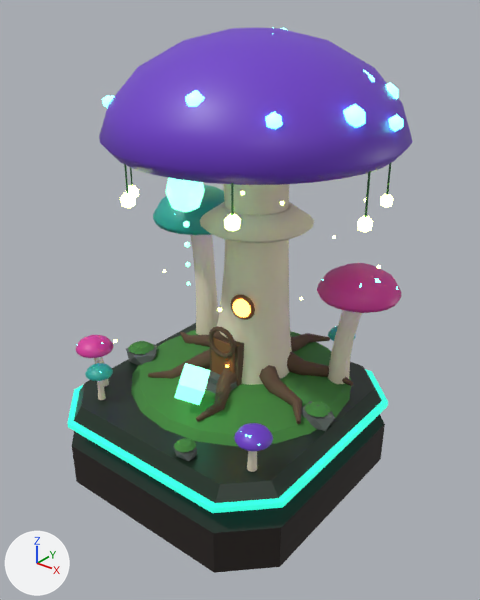
Two versions of the FBX model mines20/glowshroom/GlowshroomGroveMine_Roblox.fbx, one commit apart.
Camera for both pictures: a 50 mm lens placed at (14.6, -17.5, 17.4), pointed at (0.4, 0.2, 6.4). Lighting does not change. The marker at lower left points along +X, +Y and +Z. The first picture is the older version.

Before the edit, the objects in view are built like this:
```python
me_base_slab_002 = bpy.data.meshes.new('Base Slab.002')
me_base_slab_002.from_pydata(...)  # 16 vertices, 28 faces; spans x -5.25..5.25, y -5.25..5.25, z -0.9..0.9
me_base_slab_002.materials.append(mat_dark_earth)  # black #221a16
me_base_top_002 = bpy.data.meshes.new('Base Top.002')
me_base_top_002.from_pydata(...)  # 16 vertices, 28 faces; spans x -5.05..5.05, y -5.05..5.05, z -0.25..0.25
me_base_top_002.materials.append(mat_moss_marble__marble)  # dark green #182c1e
me_base_trim_002 = bpy.data.meshes.new('Base Trim.002')
me_base_trim_002.from_pydata(...)  # 16 vertices, 28 faces; spans x -5.29..5.29, y -5.29..5.29, z -0.1..0.1
me_base_trim_002.materials.append(mat_spore_trim__metal)  # cyan #3ce6c8, glowing cyan #28dcbe
me_moss_mound_002 = bpy.data.meshes.new('Moss Mound.002')
me_moss_mound_002.from_pydata(...)  # 200 vertices, 348 faces; spans x -4.76..4.6, y -5.47..4.6, z -0.4..0.45
me_moss_mound_002.materials.append(mat_moss)  # green #408238
me_spore_pod_002 = bpy.data.meshes.new('Spore Pod.002')
me_spore_pod_002.from_pydata(...)  # 111 vertices, 197 faces; spans x -0.62..0.62, y -0.6..0.6, z -3.37..0.7
me_spore_pod_002.materials.append(mat_spore_pod)  # green #beffdc, glowing green #78ffc8
ob_darkearth = bpy.data.objects.new('DarkEarth', me_base_slab_002)
ob_darkearth.location = (0.0, 0.0, 0.0)
ob_moss = bpy.data.objects.new('Moss', me_moss_mound_002)
ob_moss.location = (0.0, 0.8, 2.85)
ob_mossmarble = bpy.data.objects.new('MossMarble', me_base_top_002)
ob_mossmarble.location = (0.0, 0.0, 2.25)
ob_sporepod = bpy.data.objects.new('SporePod', me_spore_pod_002)
ob_sporepod.location = (0.48, -2.65, 11.4)
ob_sporetrim = bpy.data.objects.new('SporeTrim', me_base_trim_002)
ob_sporetrim.location = (0.0, 0.0, 1.9)
# also in view: 'Roots' at (0.1, 1.1, 4.2); 'FairyLight' at (0.6, 1.0, 8.3); 'SporeOre' at (0.5, -2.7, 4.1); 'TealCap' at (-1.3, 0.2, 6.5); 'GlowSpots' at (0.2, 0.3, 9.8)
```
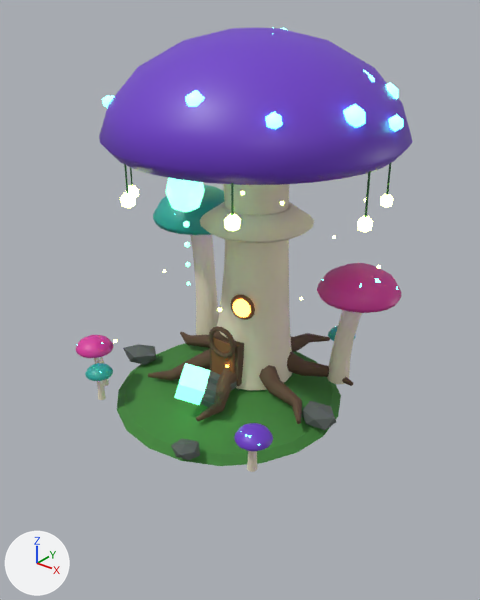
The newer file is also turned or shifted as a whole; pictures and numbers use the older file's frame.

The change, as JSON lines over the scene's bpy script:
```json
{"block": "me_moss_mound_002", "where": "# used by ob_moss; location = (0.0, 0.8, 2.85)"}
{"op": "remove", "block": "me_moss_mound_002", "code": "me_moss_mound_002.from_pydata(...)  # 200 vertices, 348 faces; spans x -4.76..4.6, y -5.47..4.6, z -0.4..0.45"}
{"op": "add", "block": "me_moss_mound_002", "code": "me_moss_mound_002.from_pydata(...)  # 200 vertices, 348 faces; spans x -4.53..4.53, y -5.33..3.73, z -0.71..-0.06"}
{"block": "me_moss_mound_002", "change": "me_moss_mound_002 part 1: the loose piece of 30 vertices spanning x 3.61..4.59, y -1.07..-0.13, z 0.18..0.35 is moved by (-4.1, -0.2, -0.63)"}
{"block": "me_moss_mound_002", "change": "me_moss_mound_002 part 2: the loose piece of 30 vertices spanning x -4.76..-3.64, y -2.13..-1.07, z 0.25..0.45 is moved by (4.2, 0.8, -0.72)"}
{"block": "me_moss_mound_002", "change": "me_moss_mound_002 part 3: the loose piece of 30 vertices spanning x 1.22..1.99, y -5.47..-4.73, z 0.06..0.2 is moved by (-1.6, 4.3, -0.49)"}
{"block": "me_moss_mound_002", "change": "me_moss_mound_002 part 4: the loose piece of 80 vertices spanning x -4.6..4.6, y -4.6..4.6, z -0.4..0.3 is rebuilt with 80 vertices and now spans x -4.53..4.53, y -5.33..3.73, z -0.71..-0.06"}
{"block": "me_moss_mound_002", "change": "other edits to the shape of me_moss_mound_002 do not show in these pictures"}
{"op": "remove", "block": "ob_mossmarble", "code": ["ob_mossmarble = bpy.data.objects.new('MossMarble', me_base_top_002)", "ob_mossmarble.location = (0.0, 0.0, 2.25)"]}
{"op": "remove", "block": "ob_darkearth", "code": ["ob_darkearth = bpy.data.objects.new('DarkEarth', me_base_slab_002)", "ob_darkearth.location = (0.0, 0.0, 0.0)"]}
{"op": "remove", "block": "ob_sporetrim", "code": ["ob_sporetrim = bpy.data.objects.new('SporeTrim', me_base_trim_002)", "ob_sporetrim.location = (0.0, 0.0, 1.9)"]}
```

Pixel boxes (x1, y1, x2, y2) of what changed, in the pictures (480 x 600 px; the box of a moved part takes in the faces that stretch with it):
```json
{"object": "DarkEarth", "change": "deleted", "before": [72, 414, 385, 573]}
{"object": "Moss", "change": "reshaped", "before": [128, 330, 351, 452], "after": [117, 343, 341, 466]}
{"object": "MossMarble", "change": "deleted", "before": [74, 323, 382, 503]}
{"object": "SporeTrim", "change": "deleted", "before": [68, 369, 388, 513]}
{"part": 1, "of": "me_moss_mound_002", "change": "moved or reshaped", "before": [305, 402, 331, 417], "on screen": "not visible afterwards"}
{"part": 2, "of": "me_moss_mound_002", "change": "moved or reshaped", "before": [128, 341, 154, 354], "on screen": "not visible afterwards"}
{"part": 3, "of": "me_moss_mound_002", "change": "moved or reshaped", "before": [174, 438, 196, 452], "on screen": "not visible afterwards"}
{"part": 4, "of": "me_moss_mound_002", "change": "rebuilt", "before": [131, 330, 351, 446], "after": [117, 343, 341, 466]}
```
